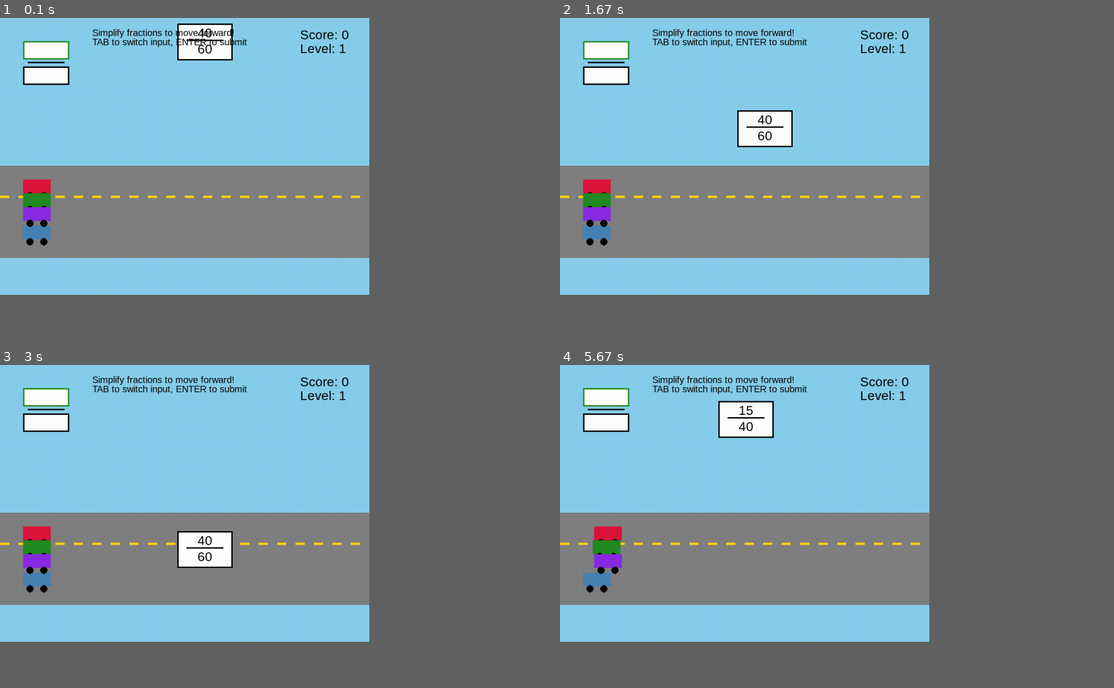
Above: before the commit, frames 1-4 (two rows, left to right).
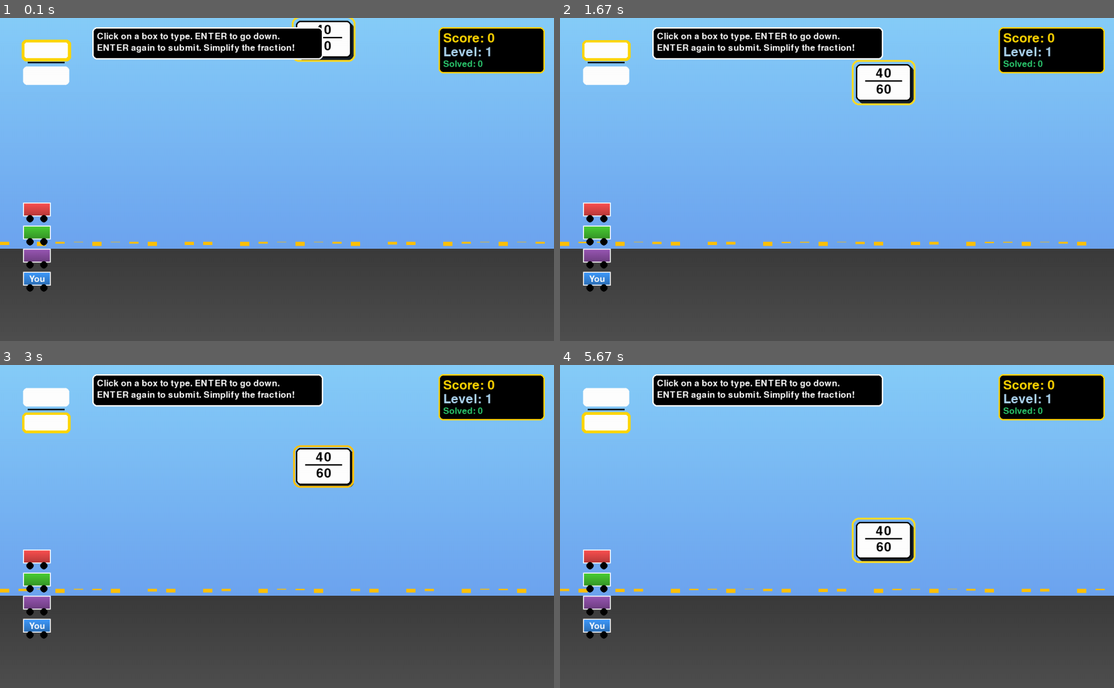
Above: after the commit, the same moments.

Repository: atharvamit-2203/SIH
Game: pygame game, started from pyGame/SIHGame1.py
The game is run twice, just before and just after one commit, with the same random seed, the same clock (stepped at 60 frames per second) and the same inputs.
Inputs (mouse positions are in pixels of both pictures, inside the frame that each line leads up to):
- Up to frame 1 (0.1 s): no input
- Up to frame 2 (1.67 s): click (604, 76) at 0.38 s; type "ann" at 0.67 s; tap Enter at 1 s; click (604, 50) at 1.27 s
- Up to frame 3 (3 s): tap Enter at 2.1 s; tap Backspace at 2.43 s
- Up to frame 4 (5.67 s): click (604, 397) at 3.92 s; tap Enter at 4.75 s
In our replay, the window is 600x450 before the commit and 900x525 after it. These sizes can differ from the game's own. Grey fills any space a smaller window leaves; there, only what the larger window draws over its background counts as a difference.

The runs differ from the first frame. In frame 1, 75% of the frame differs, in the area x 0-100%, y 0-100%; in frame 2, 77%; in frame 3, 75%; in frame 4, 75%.

Commit message:
Update SIHGame1.py

Diff:
--- a/pyGame/SIHGame1.py
+++ b/pyGame/SIHGame1.py
@@ -1,29 +1,41 @@
 import pygame
 import random
 import sys
+import math
 
 # Initialize pygame
 pygame.init()
 
 # Screen settings
-WIDTH, HEIGHT = 800, 600
+WIDTH, HEIGHT = 1200, 700
 screen = pygame.display.set_mode((WIDTH, HEIGHT))
 pygame.display.set_caption("Fraction Race - Simplify to Win!")
 
 # Fonts
-font = pygame.font.SysFont("arial", 28)
-big_font = pygame.font.SysFont("arial", 36)
-small_font = pygame.font.SysFont("arial", 20)
-
-# Colors
+font = pygame.font.Font(None, 42)
+small_font = pygame.font.Font(None, 28)
+big_font = pygame.font.Font(None, 64)
+
+# Enhanced Color Palette
 WHITE = (255, 255, 255)
 BLACK = (0, 0, 0)
-RED = (220, 20, 60)
-GREEN = (34, 139, 34)
-BLUE = (70, 130, 180)
-YELLOW = (255, 215, 0)
-PURPLE = (138, 43, 226)
-GRAY = (128, 128, 128)
+RED = (255, 82, 82)
+GREEN = (76, 209, 55)
+BLUE = (64, 156, 255)
+YELLOW = (255, 193, 7)
+PURPLE = (155, 89, 182)
+GRAY = (108, 117, 125)
+DARK_BLUE = (23, 32, 42)
+LIGHT_BLUE = (174, 214, 241)
+GOLD = (255, 215, 0)
+EMERALD = (46, 204, 113)
+CRIMSON = (220, 20, 60)
+
+# Gradient colors
+SKY_BLUE_TOP = (135, 206, 250)
+SKY_BLUE_BOTTOM = (100, 149, 237)
+TRACK_GRAY_TOP = (60, 60, 60)
+TRACK_GRAY_BOTTOM = (80, 80, 80)
 
 # Helper functions
 def gcd(a, b):
@@ -32,7 +44,6 @@
     return a
 
 def generate_fraction():
-    # Generate fractions that can be simplified
     original_num = random.randint(2, 12)
     original_den = random.randint(2, 12)
     multiplier = random.randint(2, 6)
@@ -40,12 +51,40 @@
     num = original_num * multiplier
     den = original_den * multiplier
 
-    # Simplified form
     g = gcd(original_num, original_den)
     simplified_num = original_num // g
     simplified_den = original_den // g
 
     return num, den, simplified_num, simplified_den
+
+class Particle:
+    def __init__(self, x, y, color, size=3, lifetime=60):
+        self.x = x
+        self.y = y
+        self.vel_x = random.uniform(-3, 3)
+        self.vel_y = random.uniform(-5, -1)
+        self.color = color
+        self.size = size
+        self.max_lifetime = lifetime
+        self.lifetime = lifetime
+        self.gravity = 0.1
+
+    def update(self):
+        self.x += self.vel_x
+        self.y += self.vel_y
+        self.vel_y += self.gravity
+        self.lifetime -= 1
+
+    def draw(self, screen):
+        if self.lifetime > 0:
+            alpha = int(255 * (self.lifetime / self.max_lifetime))
+            s = pygame.Surface((self.size * 2, self.size * 2))
+            s.set_alpha(alpha)
+            pygame.draw.circle(s, self.color, (self.size, self.size), self.size)
+            screen.blit(s, (self.x - self.size, self.y - self.size))
+
+    def is_dead(self):
+        return self.lifetime <= 0
 
 class Car:
     def __init__(self, y_pos, color):
@@ -54,17 +93,48 @@
         self.color = color
         self.speed = 0
         self.progress = 0
+        self.trail_particles = []
 
     def draw(self):
-        # Draw car body
-        pygame.draw.rect(screen, self.color, (self.x, self.y, 60, 30))
+        # Draw trail particles
+        for particle in self.trail_particles:
+            particle.draw(screen)
+
+        # Draw car body with a subtle gradient effect
+        body_height = 30
+        for i in range(body_height):
+            alpha = 1.0 - (i / body_height) * 0.3
+            color = (int(self.color[0] * alpha), int(self.color[1] * alpha), int(self.color[2] * alpha))
+            pygame.draw.rect(screen, color, (self.x, self.y + i, 60, 1))
+
+        if self.color == BLUE: # Only draw "You" on the player's car
+            text_surface = small_font.render("You", True, WHITE)
+            text_rect = text_surface.get_rect(center=(self.x + 30, self.y + 15))
+            screen.blit(text_surface, text_rect)
+
+        # Add a white outline
+        pygame.draw.rect(screen, WHITE, (self.x, self.y, 60, 30), 2)
+
         # Draw wheels
-        pygame.draw.circle(screen, BLACK, (self.x + 15, self.y + 35), 8)
-        pygame.draw.circle(screen, BLACK, (self.x + 45, self.y + 35), 8)
+        pygame.draw.circle(screen, BLACK, (int(self.x + 15), int(self.y + 35)), 8)
+        pygame.draw.circle(screen, BLACK, (int(self.x + 45), int(self.y + 35)), 8)
 
     def move(self, distance):
         self.progress += distance
-        self.x = min(50 + self.progress * 3, WIDTH - 100)
+        self.x = min(50 + self.progress * 3, WIDTH - 150)
+
+        # Add trail particles
+        if self.speed > 0:
+            for _ in range(3):
+                self.trail_particles.append(
+                    Particle(self.x + random.randint(0, 60), self.y + 30,
+                             GRAY, size=random.randint(2, 4), lifetime=30)
+                )
+
+    def update(self):
+        self.trail_particles = [p for p in self.trail_particles if not p.is_dead()]
+        for particle in self.trail_particles:
+            particle.update()
 
 class FractionCard:
     def __init__(self, num, den, simp_num, simp_den):
@@ -72,19 +142,24 @@
         self.den = den
         self.simp_num = simp_num
         self.simp_den = simp_den
-        self.x = random.randint(100, WIDTH - 200)
+        self.x = random.randint(300, WIDTH - 300)
         self.y = 0
-        self.speed = 2
+        self.speed = 1
         self.width = 120
         self.height = 80
+        self.pulse_offset = random.uniform(0, math.pi * 2)
 
     def move(self):
         self.y += self.speed
 
-    def draw(self):
-        # Draw card background
-        pygame.draw.rect(screen, WHITE, (self.x, self.y, self.width, self.height))
-        pygame.draw.rect(screen, BLACK, (self.x, self.y, self.width, self.height), 3)
+    def draw(self, is_current=False):
+        # Card background with shadow
+        shadow_rect = pygame.Rect(self.x + 5, self.y + 5, self.width, self.height)
+        pygame.draw.rect(screen, DARK_BLUE, shadow_rect, border_radius=10)
+
+        main_rect = pygame.Rect(self.x, self.y, self.width, self.height)
+        pygame.draw.rect(screen, WHITE, main_rect, border_radius=10)
+        pygame.draw.rect(screen, BLACK, main_rect, 3, border_radius=10)
 
         # Draw fraction
         fraction_text = font.render(f"{self.num}", True, BLACK)
@@ -92,29 +167,71 @@
         pygame.draw.rect(screen, BLACK, line_rect)
         den_text = font.render(f"{self.den}", True, BLACK)
 
-        # Center the texts
         num_rect = fraction_text.get_rect(center=(self.x + 60, self.y + 20))
         den_rect = den_text.get_rect(center=(self.x + 60, self.y + 55))
 
         screen.blit(fraction_text, num_rect)
         screen.blit(den_text, den_rect)
 
+        if is_current:
+            pulse = math.sin(pygame.time.get_ticks() * 0.008 + self.pulse_offset) * 0.5 + 0.5
+            glow_size = int(6 + pulse * 4)
+            glow_rect = pygame.Rect(self.x - glow_size, self.y - glow_size,
+                                   self.width + glow_size * 2, self.height + glow_size * 2)
+
+            # Clamp color values to prevent them from exceeding 255
+            glow_color = (
+                min(255, YELLOW[0] + int(pulse * 30)),
+                min(255, YELLOW[1] + int(pulse * 30)),
+                min(255, YELLOW[2] + int(pulse * 30))
+            )
+
+            pygame.draw.rect(screen, glow_color, glow_rect, 4, border_radius=15)
+
+class InputBox:
+    def __init__(self, x, y, width, height, text=""):
+        self.rect = pygame.Rect(x, y, width, height)
+        self.text = text
+        self.color = WHITE
+        self.active = False
+
+    def draw(self, screen, is_active=False):
+        # Draw background and border
+        border_color = GOLD if is_active else WHITE
+        border_width = 3 if is_active else 2
+
+        # Pulsing glow for active box
+        if is_active:
+            pulse = math.sin(pygame.time.get_ticks() * 0.01) * 0.5 + 0.5
+            glow_size = int(5 + pulse * 3)
+            glow_rect = self.rect.inflate(glow_size, glow_size)
+            pygame.draw.rect(screen, GOLD, glow_rect, border_radius=10)
+
+        pygame.draw.rect(screen, self.color, self.rect, border_radius=8)
+        pygame.draw.rect(screen, border_color, self.rect, border_width, border_radius=8)
+
+        # Draw text
+        text_surface = font.render(self.text, True, BLACK)
+        screen.blit(text_surface, (self.rect.x + 5, self.rect.y + 5))
+
 # Game variables
-player_car = Car(450, BLUE)
+player_car = Car(550, BLUE)
 ai_cars = [
-    Car(350, RED),
-    Car(380, GREEN),
-    Car(410, PURPLE)
+    Car(400, RED),
+    Car(450, GREEN),
+    Car(500, PURPLE)
 ]
 
 cards = []
-current_input_num = ""
-current_input_den = ""
-input_mode = "numerator"  # "numerator" or "denominator"
+numerator_input = InputBox(50, 50, 100, 40)
+denominator_input = InputBox(50, 105, 100, 40)
+active_input = numerator_input
+
 score = 0
 level = 1
 cards_solved = 0
 clock = pygame.time.Clock()
+particles = []
 
 # Spawn first card
 num, den, simp_num, simp_den = generate_fraction()
@@ -123,31 +240,61 @@
 # Game loop
 game_running = True
 while game_running:
-    screen.fill((135, 206, 235))  # Sky blue background
-
-    # Draw race track
-    pygame.draw.rect(screen, GRAY, (0, 320, WIDTH, 200))
+    # Draw gradient background
+    for y in range(HEIGHT):
+        ratio = y / HEIGHT
+        r = int(SKY_BLUE_TOP[0] * (1 - ratio) + SKY_BLUE_BOTTOM[0] * ratio)
+        g = int(SKY_BLUE_TOP[1] * (1 - ratio) + SKY_BLUE_BOTTOM[1] * ratio)
+        b = int(SKY_BLUE_TOP[2] * (1 - ratio) + SKY_BLUE_BOTTOM[2] * ratio)
+        pygame.draw.line(screen, (r, g, b), (0, y), (WIDTH, y))
+
+    # Draw race track with gradient and details
+    track_height = 200
+    for y in range(HEIGHT - track_height, HEIGHT):
+        ratio = (y - (HEIGHT - track_height)) / track_height
+        r = int(TRACK_GRAY_TOP[0] * (1 - ratio) + TRACK_GRAY_BOTTOM[0] * ratio)
+        g = int(TRACK_GRAY_TOP[1] * (1 - ratio) + TRACK_GRAY_BOTTOM[1] * ratio)
+        b = int(TRACK_GRAY_TOP[2] * (1 - ratio) + TRACK_GRAY_BOTTOM[2] * ratio)
+        pygame.draw.line(screen, (r, g, b), (0, y), (WIDTH, y))
+
+    # Draw lane dividers
     for i in range(0, WIDTH, 40):
-        pygame.draw.rect(screen, YELLOW, (i, 385, 20, 5))
+        pulse = math.sin(pygame.time.get_ticks() * 0.005 + (i * 0.1)) * 5 + 5
+        pygame.draw.rect(screen, YELLOW, (i, 485, 20, pulse))
 
     for event in pygame.event.get():
         if event.type == pygame.QUIT:
             pygame.quit()
             sys.exit()
+        elif event.type == pygame.MOUSEBUTTONDOWN:
+            if numerator_input.rect.collidepoint(event.pos):
+                active_input = numerator_input
+            elif denominator_input.rect.collidepoint(event.pos):
+                active_input = denominator_input
         elif event.type == pygame.KEYDOWN:
             if event.key == pygame.K_RETURN:
-                if cards and current_input_num and current_input_den:
-                    if (int(current_input_num) == cards[0].simp_num and
-                        int(current_input_den) == cards[0].simp_den):
+                if active_input == numerator_input:
+                    active_input = denominator_input
+                elif active_input == denominator_input and cards and numerator_input.text and denominator_input.text:
+                    if (int(numerator_input.text) == cards[0].simp_num and
+                        int(denominator_input.text) == cards[0].simp_den):
                         # Correct answer - player moves forward
                         player_car.move(20)
                         score += 10
                         cards_solved += 1
 
-                        # Check for level up
+                        # Add confetti particles
+                        for _ in range(30):
+                            particles.append(
+                                Particle(player_car.x + 30, player_car.y,
+                                         random.choice([YELLOW, GREEN, BLUE, WHITE]),
+                                         size=random.randint(2, 5), lifetime=50)
+                            )
+
                         if cards_solved % 5 == 0:
                             level += 1
 
+                        # Remove card and spawn a new one
                         cards.pop(0)
                         num, den, simp_num, simp_den = generate_fraction()
                         cards.append(FractionCard(num, den, simp_num, simp_den))
@@ -156,106 +303,127 @@
                     for car in ai_cars:
                         car.move(random.randint(3, 8))
 
-                    current_input_num = ""
-                    current_input_den = ""
-                    input_mode = "numerator"
-
-            elif event.key == pygame.K_TAB:
-                input_mode = "denominator" if input_mode == "numerator" else "numerator"
+                    # Reset input and return to numerator
+                    numerator_input.text = ""
+                    denominator_input.text = ""
+                    active_input = numerator_input
+
             elif event.key == pygame.K_BACKSPACE:
-                if input_mode == "numerator":
-                    current_input_num = current_input_num[:-1]
-                else:
-                    current_input_den = current_input_den[:-1]
+                active_input.text = active_input.text[:-1]
             else:
                 if event.unicode.isdigit():
-                    if input_mode == "numerator":
-                        current_input_num += event.unicode
-                    else:
-                        current_input_den += event.unicode
+                    active_input.text += event.unicode
 
     # Update cards
     for card in cards:
         card.move()
-        card.draw()
-
-        if card.y > HEIGHT:  # Card missed
+        card.draw(is_current=(card == cards[0]))
+
+        if card.y > HEIGHT:
             cards.pop(0)
             num, den, simp_num, simp_den = generate_fraction()
             cards.append(FractionCard(num, den, simp_num, simp_den))
-            # AI cars get advantage when player misses
             for car in ai_cars:
                 car.move(random.randint(5, 10))
+
+    # Update cars
+    player_car.update()
+    for car in ai_cars:
+        car.update()
 
     # Draw cars
     player_car.draw()
     for car in ai_cars:
         car.draw()
 
+    # Update and draw particles
+    particles = [p for p in particles if not p.is_dead()]
+    for p in particles:
+        p.update()
+        p.draw(screen)
+
     # Check win condition
-    if player_car.x >= WIDTH - 100:
-        # Player wins
-        win_text = big_font.render("YOU WON! Press R to restart", True, GREEN)
-        win_rect = win_text.get_rect(center=(WIDTH//2, HEIGHT//2))
-        pygame.draw.rect(screen, WHITE, win_rect.inflate(40, 20))
+    if player_car.x >= WIDTH - 150:
+        win_text = big_font.render("YOU WON!", True, EMERALD)
+        win_rect = win_text.get_rect(center=(WIDTH//2, HEIGHT//2 - 50))
+        win_box = win_rect.inflate(40, 20)
+        pygame.draw.rect(screen, DARK_BLUE, win_box, border_radius=15)
+        pygame.draw.rect(screen, EMERALD, win_box, 5, border_radius=15)
         screen.blit(win_text, win_rect)
+
+        restart_text = font.render("Press R to Restart", True, WHITE)
+        restart_rect = restart_text.get_rect(center=(WIDTH//2, HEIGHT//2 + 20))
+        screen.blit(restart_text, restart_rect)
 
         keys = pygame.key.get_pressed()
         if keys[pygame.K_r]:
-            # Reset game
-            player_car = Car(450, BLUE)
-            ai_cars = [Car(350, RED), Car(380, GREEN), Car(410, PURPLE)]
+            player_car = Car(550, BLUE)
+            ai_cars = [Car(400, RED), Car(450, GREEN), Car(500, PURPLE)]
             score = 0
             level = 1
             cards_solved = 0
+            cards = []
+            num, den, simp_num, simp_den = generate_fraction()
+            cards.append(FractionCard(num, den, simp_num, simp_den))
+            numerator_input.text = ""
+            denominator_input.text = ""
 
     # Check lose condition
     for car in ai_cars:
-        if car.x >= WIDTH - 100:
-            lose_text = big_font.render("AI WON! Press R to restart", True, RED)
-            lose_rect = lose_text.get_rect(center=(WIDTH//2, HEIGHT//2))
-            pygame.draw.rect(screen, WHITE, lose_rect.inflate(40, 20))
+        if car.x >= WIDTH - 150:
+            lose_text = big_font.render("AI WON!", True, CRIMSON)
+            lose_rect = lose_text.get_rect(center=(WIDTH//2, HEIGHT//2 - 50))
+            lose_box = lose_rect.inflate(40, 20)
+            pygame.draw.rect(screen, DARK_BLUE, lose_box, border_radius=15)
+            pygame.draw.rect(screen, CRIMSON, lose_box, 5, border_radius=15)
             screen.blit(lose_text, lose_rect)
+
+            restart_text = font.render("Press R to Restart", True, WHITE)
+            restart_rect = restart_text.get_rect(center=(WIDTH//2, HEIGHT//2 + 20))
+            screen.blit(restart_text, restart_rect)
 
             keys = pygame.key.get_pressed()
             if keys[pygame.K_r]:
-                # Reset game
-                player_car = Car(450, BLUE)
-                ai_cars = [Car(350, RED), Car(380, GREEN), Car(410, PURPLE)]
+                player_car = Car(550, BLUE)
+                ai_cars = [Car(400, RED), Car(450, GREEN), Car(500, PURPLE)]
                 score = 0
                 level = 1
                 cards_solved = 0
+                cards = []
+                num, den, simp_num, simp_den = generate_fraction()
+                cards.append(FractionCard(num, den, simp_num, simp_den))
+                numerator_input.text = ""
+                denominator_input.text = ""
 
     # Draw input boxes
-    # Numerator input
-    num_color = GREEN if input_mode == "numerator" else BLACK
-    pygame.draw.rect(screen, WHITE, (50, 50, 100, 40))
-    pygame.draw.rect(screen, num_color, (50, 50, 100, 40), 3)
-    num_input_text = font.render(current_input_num, True, BLACK)
-    screen.blit(num_input_text, (55, 55))
-
-    # Fraction line
+    numerator_input.draw(screen, active_input == numerator_input)
     pygame.draw.rect(screen, BLACK, (60, 95, 80, 3))
-
-    # Denominator input
-    den_color = GREEN if input_mode == "denominator" else BLACK
-    pygame.draw.rect(screen, WHITE, (50, 105, 100, 40))
-    pygame.draw.rect(screen, den_color, (50, 105, 100, 40), 3)
-    den_input_text = font.render(current_input_den, True, BLACK)
-    screen.blit(den_input_text, (55, 110))
+    denominator_input.draw(screen, active_input == denominator_input)
 
     # Draw UI
-    score_text = font.render(f"Score: {score}", True, BLACK)
-    screen.blit(score_text, (WIDTH - 150, 20))
-
-    level_text = font.render(f"Level: {level}", True, BLACK)
-    screen.blit(level_text, (WIDTH - 150, 50))
+    # Stats box
+    stats_bg = pygame.Rect(WIDTH - 250, 20, 230, 100)
+    pygame.draw.rect(screen, (0, 0, 0, 100), stats_bg, border_radius=10)
+    pygame.draw.rect(screen, GOLD, stats_bg, 3, border_radius=10)
+
+    score_text = font.render(f"Score: {score}", True, GOLD)
+    screen.blit(score_text, (WIDTH - 240, 30))
+
+    level_text = font.render(f"Level: {level}", True, LIGHT_BLUE)
+    screen.blit(level_text, (WIDTH - 240, 60))
+
+    problems_text = small_font.render(f"Solved: {cards_solved}", True, EMERALD)
+    screen.blit(problems_text, (WIDTH - 240, 90))
 
     # Instructions
-    inst1 = small_font.render("Simplify fractions to move forward!", True, BLACK)
-    inst2 = small_font.render("TAB to switch input, ENTER to submit", True, BLACK)
-    screen.blit(inst1, (200, 20))
-    screen.blit(inst2, (200, 40))
+    inst_bg = pygame.Rect(200, 20, 500, 70)
+    pygame.draw.rect(screen, (0, 0, 0, 100), inst_bg, border_radius=10)
+    pygame.draw.rect(screen, WHITE, inst_bg, 3, border_radius=10)
+
+    inst1 = small_font.render("Click on a box to type. ENTER to go down.", True, WHITE)
+    inst2 = small_font.render("ENTER again to submit. Simplify the fraction!", True, WHITE)
+    screen.blit(inst1, (210, 30))
+    screen.blit(inst2, (210, 55))
 
     pygame.display.flip()
     clock.tick(60)
